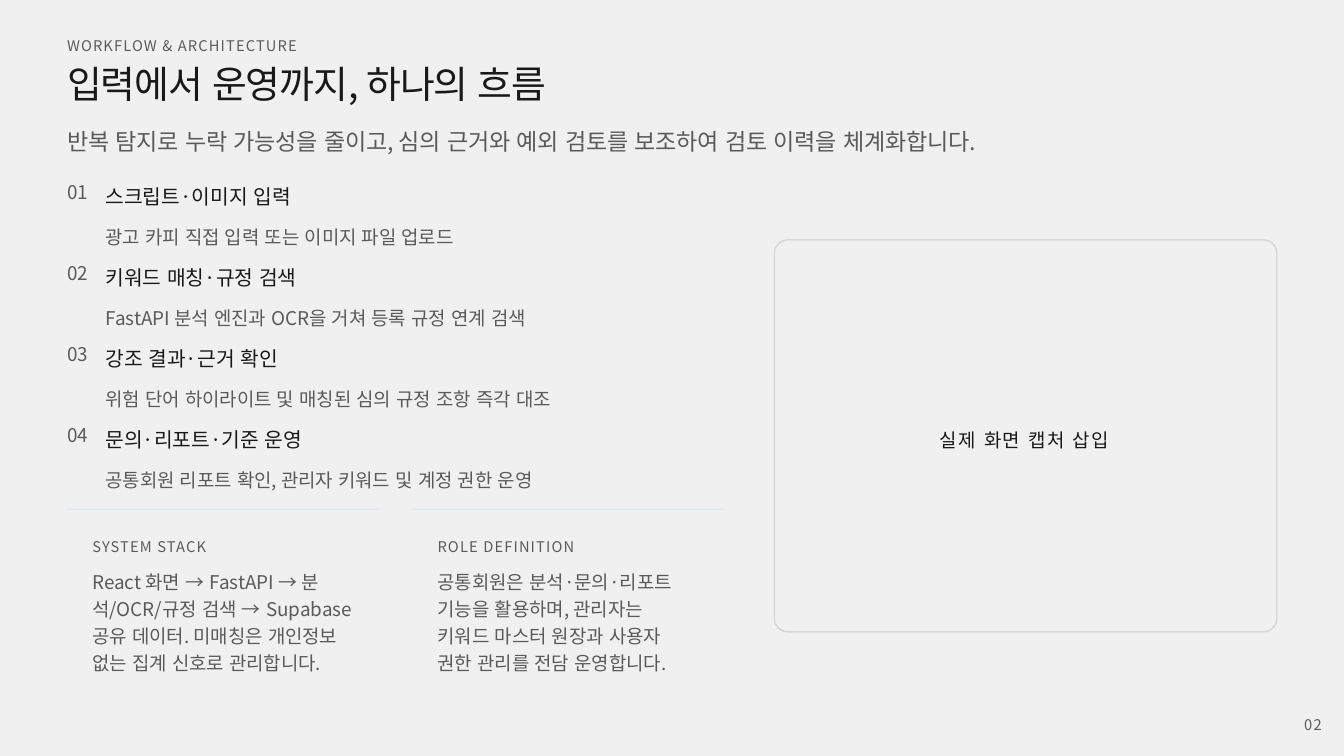
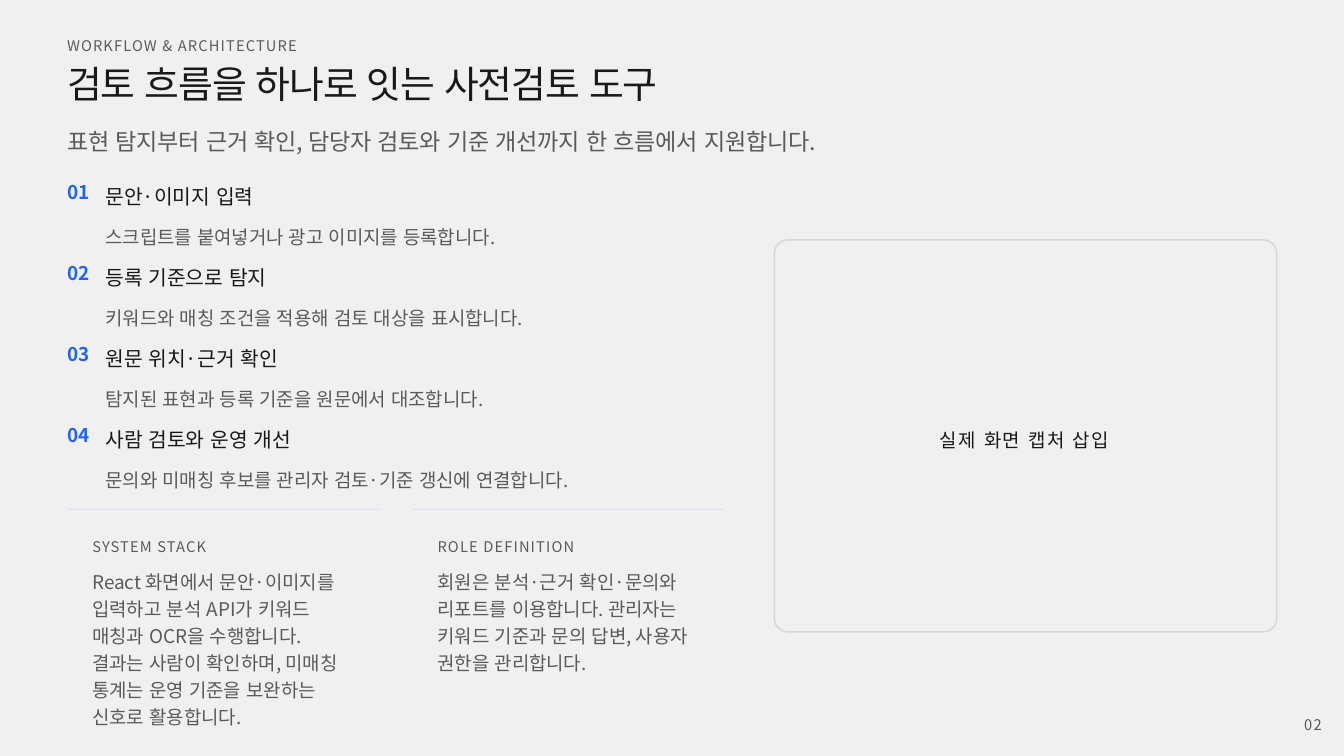
Before and after one commit to rlawlsgura-stack/keyword-risk-analyzer, a slide deck: slide 2 of docs/portfolio/keyword-risk-analyzer-blue-template-style.pptx. Drawn at 1344x756 pixels with LibreOffice and Linux fonts; fonts in the diff are those of the drawing; background and template pictures are left out. Boxes give left, top, right and bottom in pixels: in the first picture for what was removed or moved away, otherwise in the second. Text is boxed around its words. In the diff, an @@ line names an element or a change of style, - is before the commit and + after.

```diff
--- a/docs/portfolio/keyword-risk-analyzer-blue-template-style.pptx
+++ b/docs/portfolio/keyword-risk-analyzer-blue-template-style.pptx
@@ text at (67, 66, 658, 101): text changed @@
-입력에서 운영까지, 하나의 흐름
+검토 흐름을 하나로 잇는 사전검토 도구
@@ text at (67, 130, 816, 154): text changed @@
-반복 탐지로 누락 가능성을 줄이고, 심의 근거와 예외 검토를 보조하여 검토 이력을 체계화합니다.
+표현 탐지부터 근거 확인, 담당자 검토와 기준 개선까지 한 흐름에서 지원합니다.
@@ text at (105, 187, 253, 206): text changed @@
-스크립트·이미지 입력
+문안·이미지 입력
@@ text at (105, 228, 495, 246): text changed @@
-광고 카피 직접 입력 또는 이미지 파일 업로드
+스크립트를 붙여넣거나 광고 이미지를 등록합니다.
@@ text at (105, 268, 266, 287): text changed @@
-키워드 매칭·규정 검색
+등록 기준으로 탐지
@@ text at (105, 309, 523, 327): text changed @@
-FastAPI 분석 엔진과 OCR을 거쳐 등록 규정 연계 검색
+키워드와 매칭 조건을 적용해 검토 대상을 표시합니다.
@@ text at (105, 349, 277, 368): text changed @@
-강조 결과·근거 확인
+원문 위치·근거 확인
@@ text at (105, 390, 483, 408): text changed @@
-위험 단어 하이라이트 및 매칭된 심의 규정 조항 즉각 대조
+탐지된 표현과 등록 기준을 원문에서 대조합니다.
@@ text colour #5A5A5A to #2563EB, bold on in 4 elements at (67, 185, 89, 200), (67, 266, 89, 281), (67, 347, 89, 362), (67, 428, 89, 443) @@
@@ text at (105, 430, 290, 449): text changed @@
-문의·리포트·기준 운영
+사람 검토와 운영 개선
@@ text at (105, 471, 568, 489): text changed @@
-공통회원 리포트 확인, 관리자 키워드 및 계정 권한 운영
+문의와 미매칭 후보를 관리자 검토·기준 갱신에 연결합니다.
@@ text at (92, 573, 337, 726): text changed @@
-React 화면 → FastAPI → 분석/OCR/규정 검색 → Supabase 공유 데이터. 미매칭은 개인정보 없는 집계 신호로 관리합니다.
+React 화면에서 문안·이미지를 입력하고 분석 API가 키워드 매칭과 OCR을 수행합니다. 결과는 사람이 확인하며, 미매칭 통계는 운영 기준을 보완하는 신호로 활용합니다.
@@ text at (438, 573, 688, 672): text changed @@
-공통회원은 분석·문의·리포트 기능을 활용하며, 관리자는 키워드 마스터 원장과 사용자 권한 관리를 전담 운영합니다.
+회원은 분석·근거 확인·문의와 리포트를 이용합니다. 관리자는 키워드 기준과 문의 답변, 사용자 권한을 관리합니다.
```
Also in this commit, not shown: 9 other slides changed, 1 other file.
